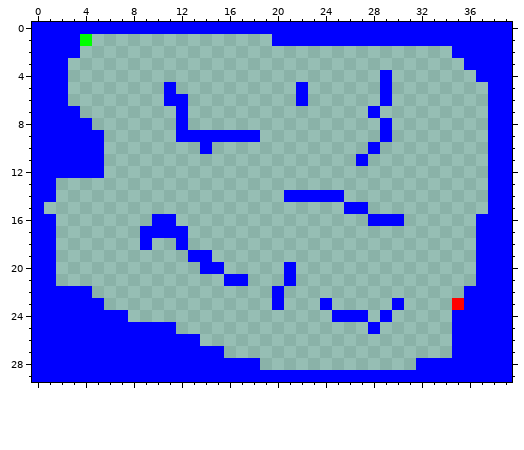
Two versions of one pixel-art sprite, images/level1.png. That is the earlier state.
The file is 40x30 pixels.
Once edited:
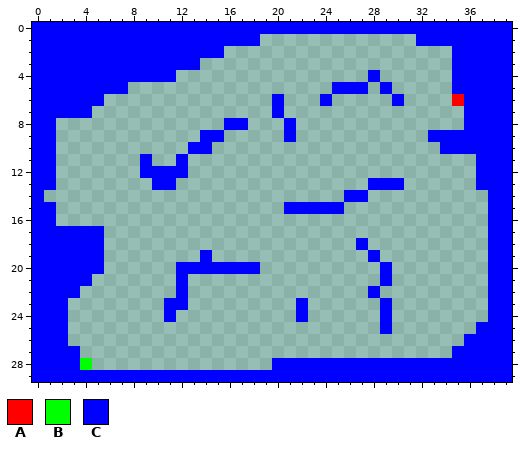
Palette (. is transparent): A #ff0000  B #00ff00  C #0000ff
Commit message: map not needed to be inverted due to structure
From old to new:
@@ x 0..39 @@
  0 CCCCCCCCCCCCCCCCCCCCCCCCCCCCCCCCCCCCCCCC
- 1 CCCCB...............CCCCCCCCCCCCCCCCCCCC
- 2 CCCC...............................CCCCC
- 3 CCC.................................CCCC
- 4 CCC..........................C.......CCC
- 5 CCC........C..........C......C........CC
- 6 CCC........CC.........C......C........CC
- 7 CCCC........C...............C.........CC
- 8 CCCCC.......C................C........CC
- 9 CCCCCC......CCCCCCC..........C........CC
-10 CCCCCC........C.............C.........CC
-11 CCCCCC.....................C..........CC
-12 CCCCCC................................CC
-13 CC....................................CC
-14 CC...................CCCCC............CC
-15 C.........................CC..........CC
-16 CC........CC................CCC......CCC
-17 CC.......CCCC........................CCC
-18 CC.......C..C........................CCC
-19 CC...........CC......................CCC
-20 CC............CC.....C...............CCC
-21 CC..............CC...C...............CCC
-22 CCCCC...............C...............CCCC
-23 CCCCCC..............C...C.....C....ACCCC
-24 CCCCCCCC.................CCC.C.....CCCCC
-25 CCCCCCCCCCCC................C......CCCCC
-26 CCCCCCCCCCCCCC.....................CCCCC
-27 CCCCCCCCCCCCCCCC...................CCCCC
-28 CCCCCCCCCCCCCCCCCCC.............CCCCCCCC
+ 1 CCCCCCCCCCCCCCCCCCC.............CCCCCCCC
+ 2 CCCCCCCCCCCCCCCC...................CCCCC
+ 3 CCCCCCCCCCCCCC.....................CCCCC
+ 4 CCCCCCCCCCCC................C......CCCCC
+ 5 CCCCCCCC.................CCC.C.....CCCCC
+ 6 CCCCCC..............C...C.....C....ACCCC
+ 7 CCCCC...............C...............CCCC
+ 8 CC..............CC...C..............CCCC
+ 9 CC............CC.....C...........CCCCCCC
+10 CC...........CC...................CCCCCC
+11 CC.......C..C........................CCC
+12 CC.......CCCC........................CCC
+13 CC........CC................CCC......CCC
+14 C.........................CC..........CC
+15 CC...................CCCCC............CC
+16 CC....................................CC
+17 CCCCCC................................CC
+18 CCCCCC.....................C..........CC
+19 CCCCCC........C.............C.........CC
+20 CCCCCC......CCCCCCC..........C........CC
+21 CCCCC.......C................C........CC
+22 CCCC........C...............C.........CC
+23 CCC........CC.........C......C........CC
+24 CCC........C..........C......C........CC
+25 CCC..........................C.......CCC
+26 CCC.................................CCCC
+27 CCCC...............................CCCCC
+28 CCCCB...............CCCCCCCCCCCCCCCCCCCC
 29 CCCCCCCCCCCCCCCCCCCCCCCCCCCCCCCCCCCCCCCC
